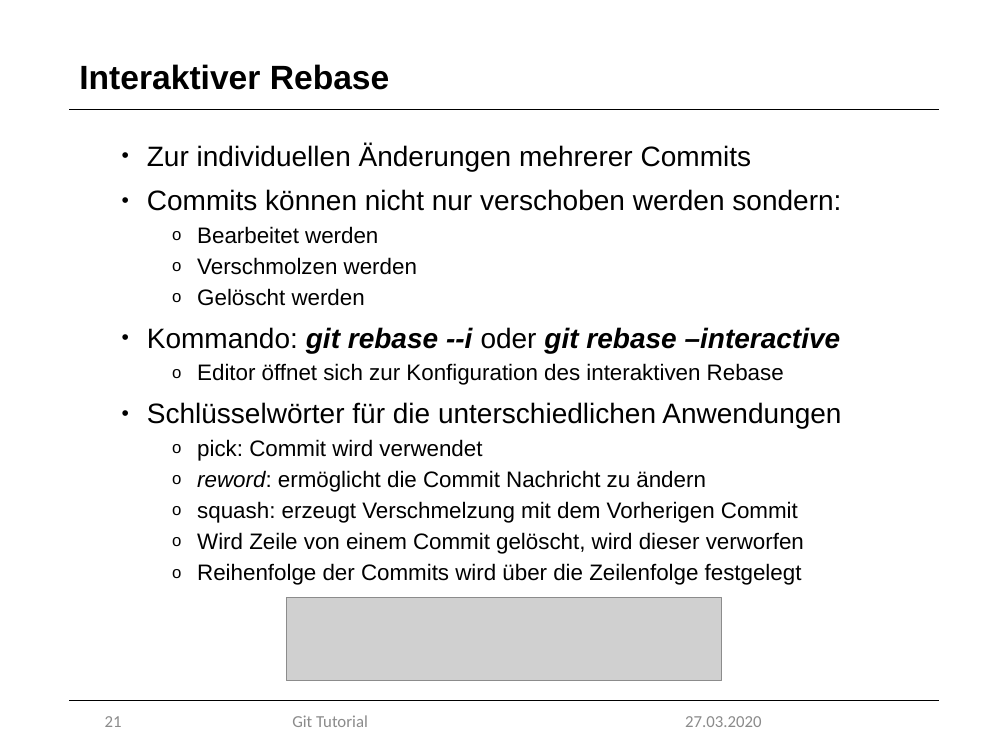
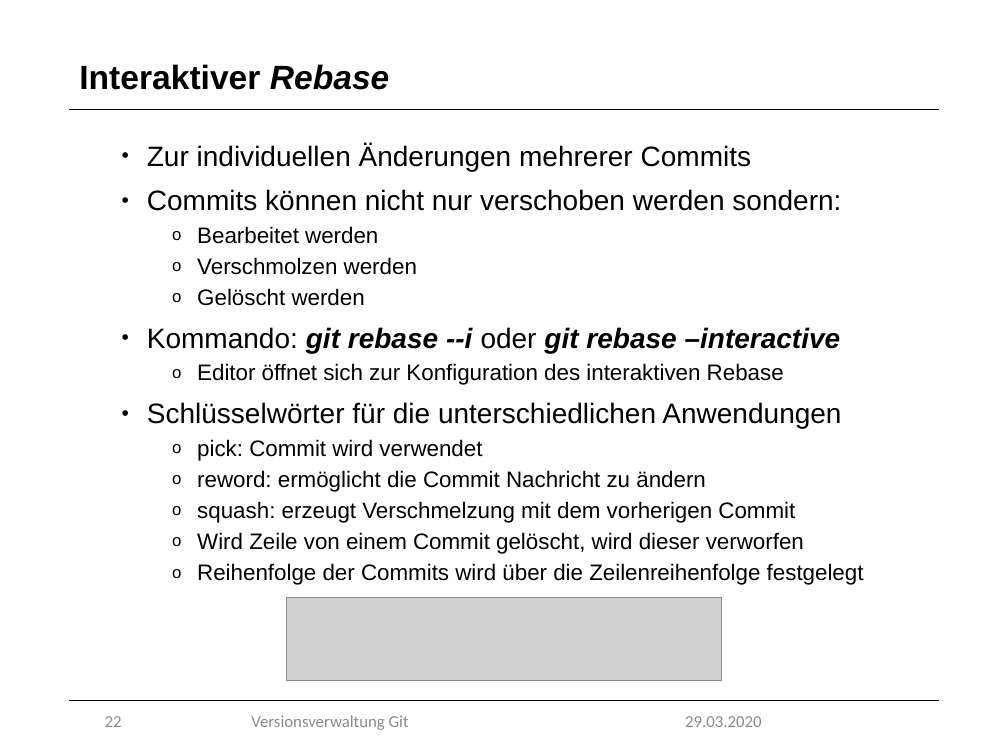
Before and after one commit to marcretzlaff/projektarbeit, a slide deck: slide 22 of Präsentation-90min/Präsentation-90min.pptx (slide 21 before the commit). Drawn at 1008x756 pixels with LibreOffice and Linux fonts; fonts in the diff are those of the drawing; grey boxes stand for pictures; background and template pictures are left out. Boxes give left, top, right and bottom in pixels: in the first picture for what was removed or moved away, otherwise in the second. Text is boxed around its words. In the diff, an @@ line names an element or a change of style, - is before the commit and + after.

```diff
--- a/Präsentation-90min/Präsentation-90min.pptx
+++ b/Präsentation-90min/Präsentation-90min.pptx
@@ title "Interaktiver Rebase" at [79,64,390,90]: italic on in "Rebase" @@
@@ text at [197,470,706,492]: italic off in "reword:" @@
@@ text at [197,501,795,523]: text changed @@
-  o squash: erzeugt Verschmelzung mit dem Vorherigen Commit
+  o squash: erzeugt Verschmelzung mit dem vorherigen Commit
@@ text at [197,563,864,585]: text changed @@
-  o Reihenfolge der Commits wird über die Zeilenfolge festgelegt
+  o Reihenfolge der Commits wird über die Zeilenreihenfolge festgelegt
@@ page number at [105,716,122,727]: text changed @@
-21
+22
@@ text at [251,715,409,730]: text changed @@
-Git Tutorial
+Versionsverwaltung Git
@@ text at [685,716,761,727]: text changed @@
-27.03.2020
+29.03.2020
```
Also in this commit, not shown: 33 other slides changed, 2 slides added, 1 slide removed.
